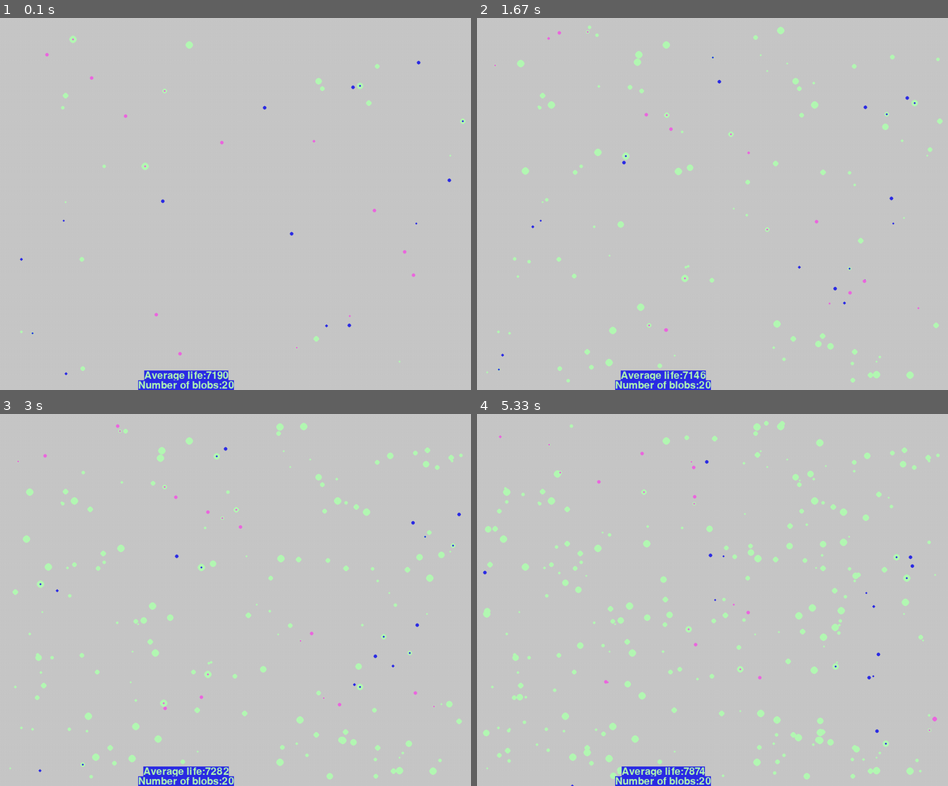
Above: before the commit, frames 1-4 (two rows, left to right).
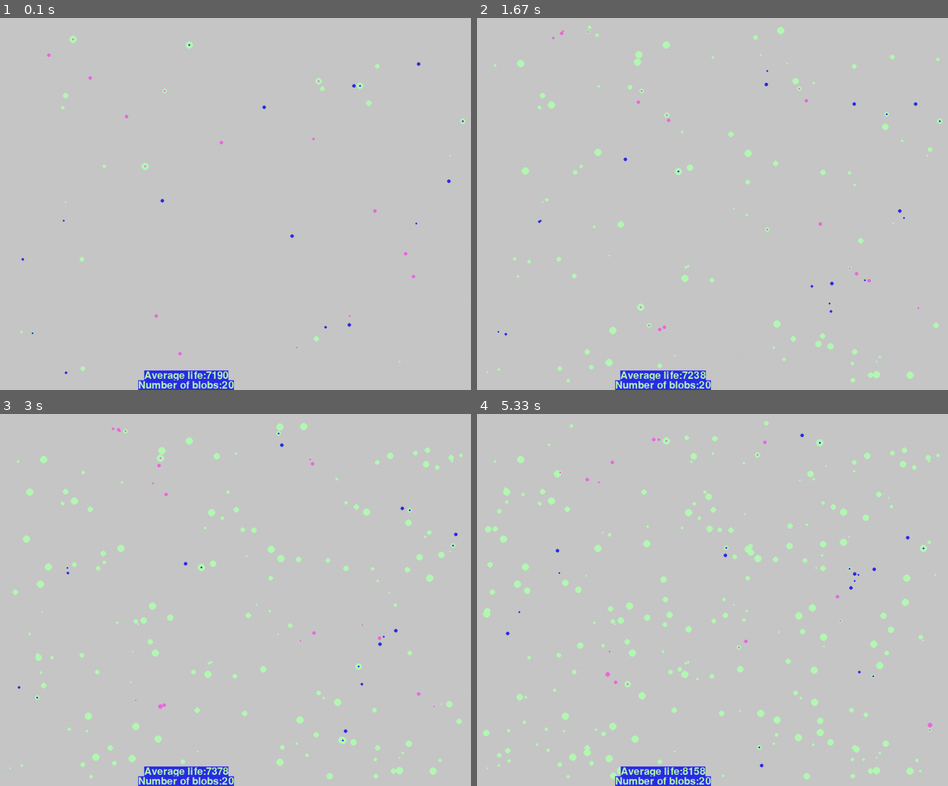
Above: after the commit, the same moments.

Repository: niclasflach/Pygame
Game: pygame game, started from simulation.py
Two runs of this game, one before a commit and one after it. Both use one fixed random seed, a clock stepped at 60 frames per second and the inputs below.
Inputs:
- Up to frame 1 (0.1 s): no input
- Up to frame 2 (1.67 s): no input
- Up to frame 3 (3 s): no input
- Up to frame 4 (5.33 s): no input

The runs differ from the first frame. In frame 1, 0.1% of the frame differs, in the area x 4-96%, y 6-97%; in frame 2, 0.5%; in frame 3, 0.8%; in frame 4, 1.5%, in the area x 1-98%, y 1-100%.

Commit message:
Randomizing speed agility and Sight

Diff:
--- a/simulation.py
+++ b/simulation.py
@@ -38,9 +38,9 @@
         self.gender = gender
         self.size = size
         self.direction = pygame.Vector2(random.randint(-10,10) , random.randint(-10,10) )
-        self.speed = 500
-        self.agility = 0.5
-        self.los_length = 450
+        self.speed = random.randint(300,800)
+        self.agility = random.randint(3,10) * 0.5
+        self.los_length = random.randint(200,800)
         self.target = pygame.Vector2()
         self.angle_to_target = 0
         self.angle_distance_target = 0
